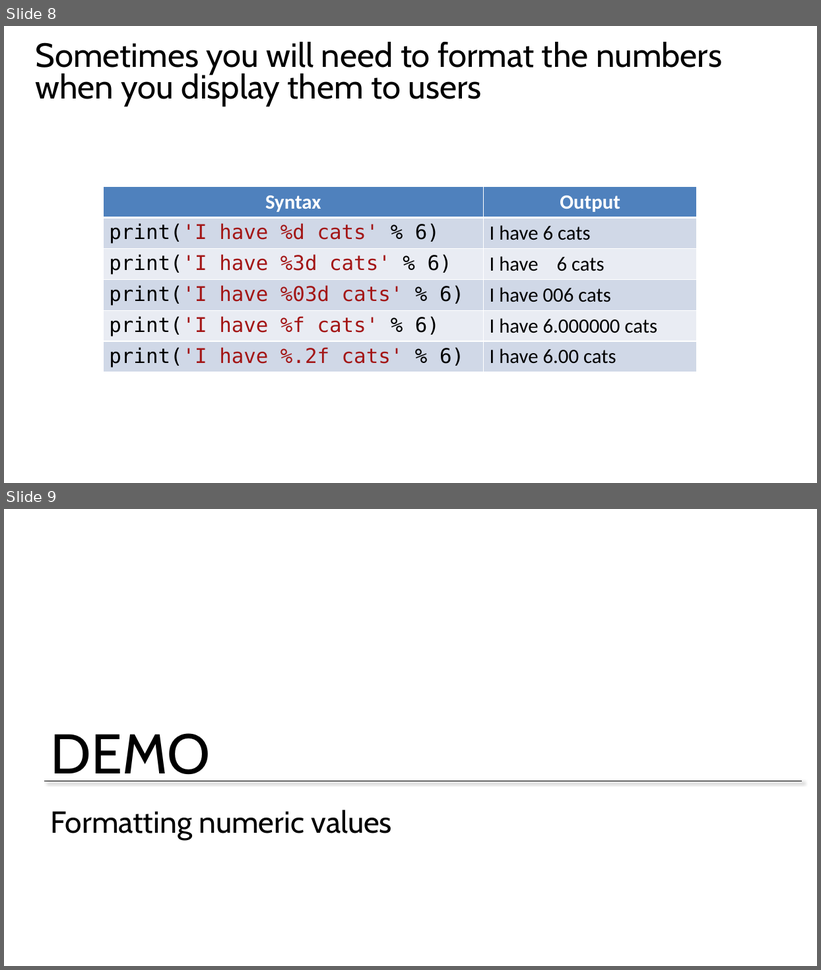
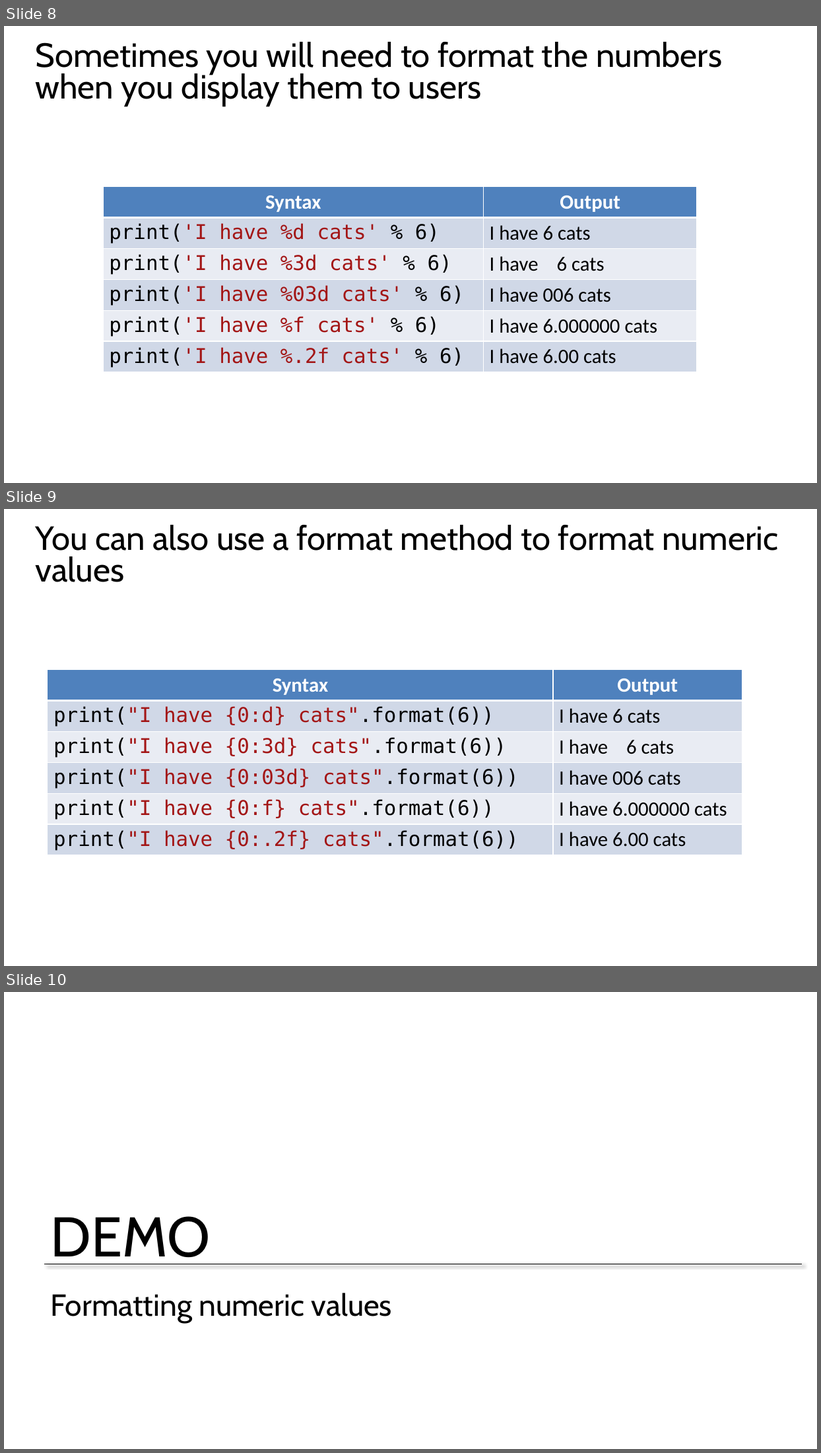
Before and after one commit to GeekTrainer/Introduction-Programming-Python, a slide deck: Office Docs/4 Storing numbers.pptx. Shown one above the other, each under a label of ours: slides 8 and 9 before the commit, slides 8, 9 and 10 after it. The pictures are 821x970 and 821x1453 pixels, drawn with LibreOffice and Linux fonts; fonts in the diff are those of the drawing; background and template pictures are left out. Boxes give left, top, right and bottom in pixels: in the first picture for what was removed or moved away, otherwise in the second. Text is boxed around its words. In the diff, an @@ line names an element or a change of style, - is before the commit and + after.

```diff
--- a/Office Docs/4 Storing numbers.pptx
+++ b/Office Docs/4 Storing numbers.pptx
@@ slide 9 added at bbox=[4, 509, 817, 966], background #FFFFFF @@
@@ title added at bbox=[36, 525, 778, 582], 39.6 pt, text #000000 @@
+You can also use a format method to format numeric values
@@ table added at bbox=[48, 670, 742, 854], 6 rows, 2 columns @@
+Syntax | Output
+print("I have {0:d} cats".format(6)) | I have 6 cats
+print("I have {0:3d} cats".format(6)) | I have 6 cats
+print("I have {0:03d} cats".format(6)) | I have 006 cats
+print("I have {0:f} cats".format(6)) | I have 6.000000 cats
+print("I have {0:.2f} cats".format(6)) | I have 6.00 cats
@@ what was slide 9 is now slide 10 @@
```
Also in this commit, not shown: 1 other file.
